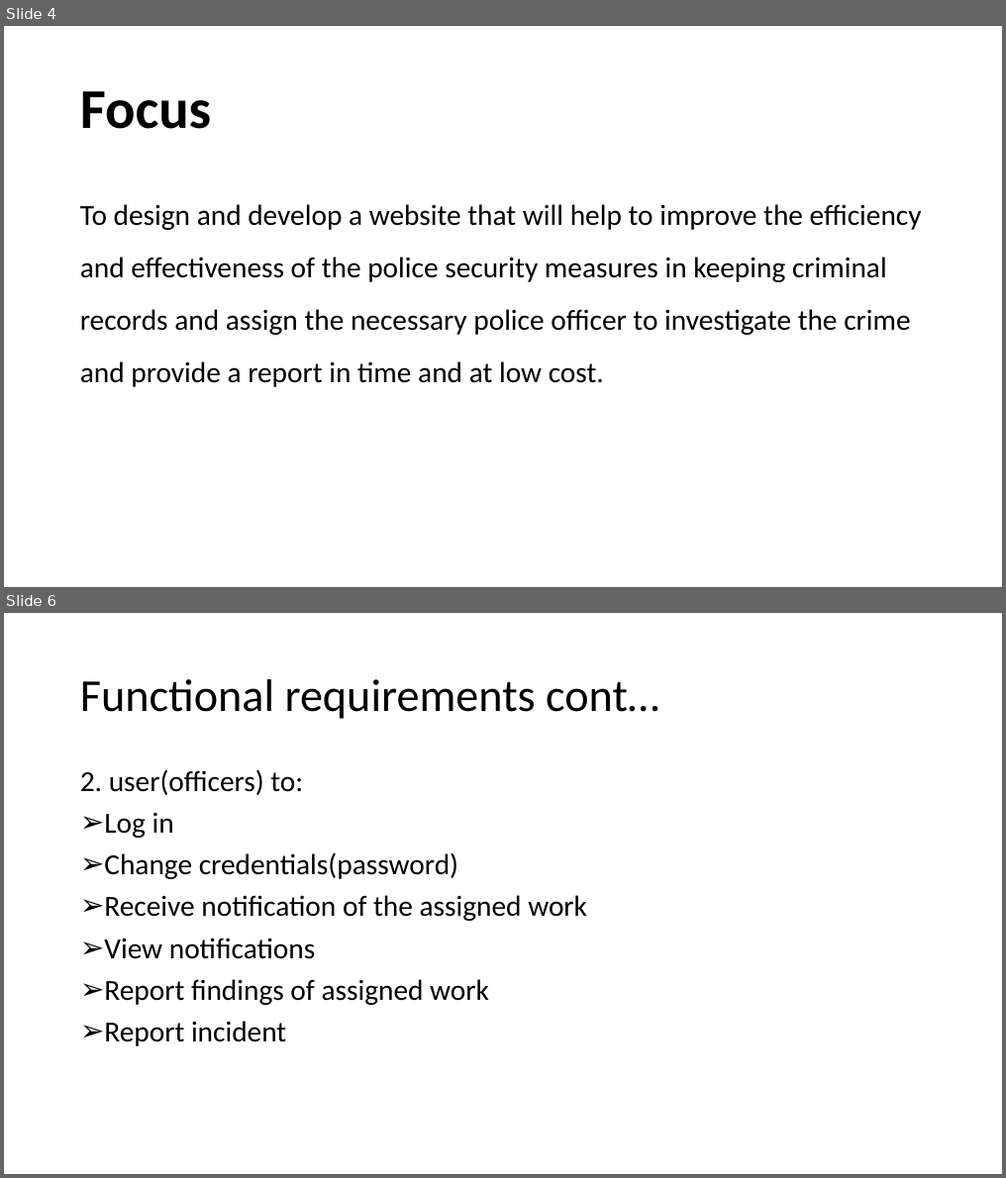
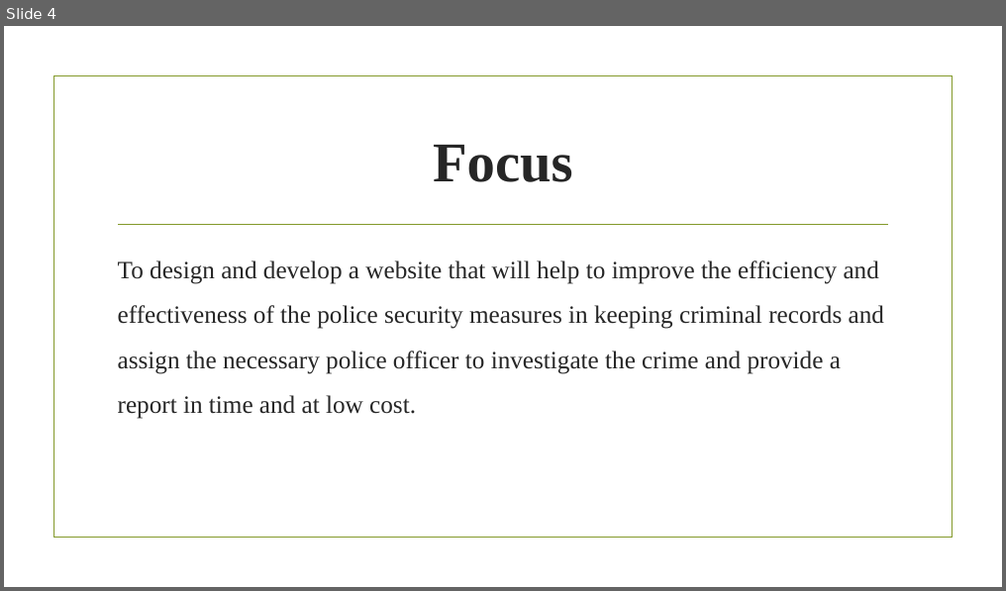
Before and after one commit to Lordwell-Manondo/Crime-Record-management-system, a slide deck: Crime record management system -1.pptx. Shown one above the other, each under a label of ours: slides 4 and 6 before the commit, slide 4 after it; the slides between them are not shown. The pictures are 1006x1178 and 1006x591 pixels, drawn with LibreOffice and Linux fonts; fonts in the diff are those of the drawing; background and template pictures are left out. Boxes give left, top, right and bottom in pixels: in the first picture for what was removed or moved away, otherwise in the second. Text is boxed around its words. In the diff, an @@ line names an element or a change of style, - is before the commit and + after.

```diff
--- a/Crime record management system -1.pptx
+++ b/Crime record management system -1.pptx
@@ slide 6 removed at (4,613,1002,1174), background #FFFFFF @@
@@ title removed at (80,679,659,719) @@
-Functional requirements cont…
@@ text removed at (80,769,587,1047) @@
-2. user(officers) to:
-➢ Log in
-➢ Change credentials(password)
-➢ Receive notification of the assigned work
-➢ View notifications
-➢ Report findings of assigned work
-➢ Report incident
@@ slide 4 changed as well @@
@@ rectangle added at (54,76,951,538), outline #83992A 1.25 pt @@
@@ title "Focus": place and size @@
-title "Focus" at (80,91,211,129)
+title "Focus" at (433,145,573,182)
@@ title "Focus" at (433,145,573,182): font Calibri to Times New Roman, text colour #000000 to #262626; alignment left to centre; line spacing 0.9 to 1 @@
@@ line added from (119, 224) to (888, 224), #83992A 1.25 pt @@
@@ text "To design and develop a ...": place and size @@
-text "To design and develop a ..." at (80,204,922,387)
+text "To design and develop a ..." at (118,261,884,419)
@@ text "To design and develop a ..." at (118,261,884,419): size 28 to 24 pt, font Calibri to Times New Roman, text colour #000000 to #262626 @@
```
Also in this commit, not shown: 8 other slides changed, 1 slide added, 2 other slides removed, 5 other files.
